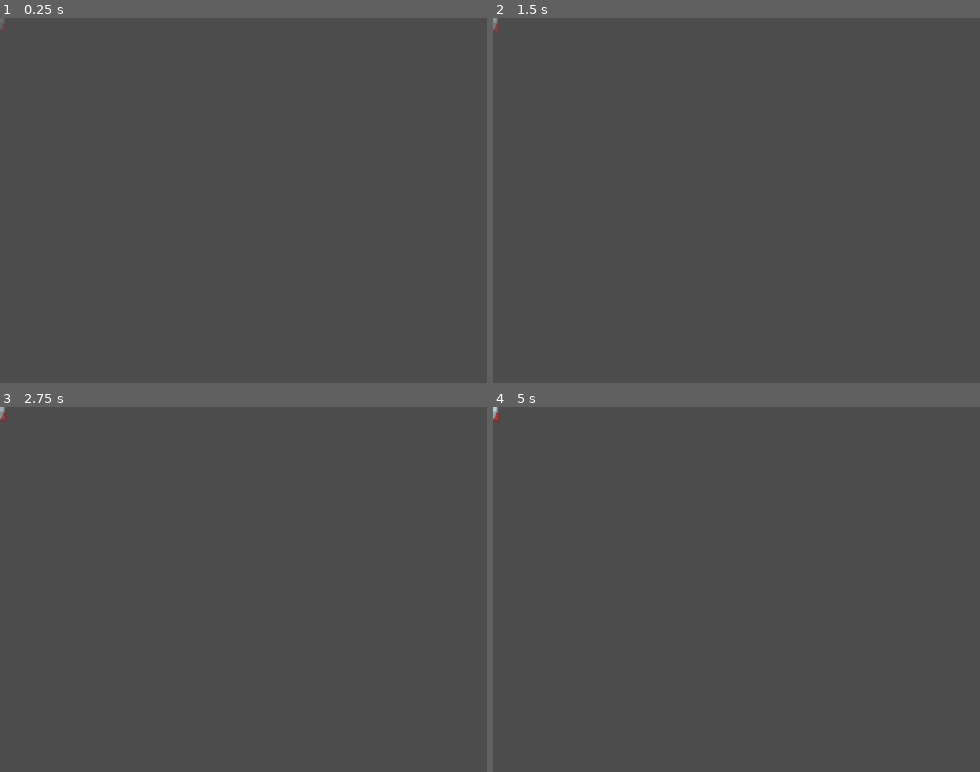
Above: before the commit, frames 1-4 (two rows, left to right).
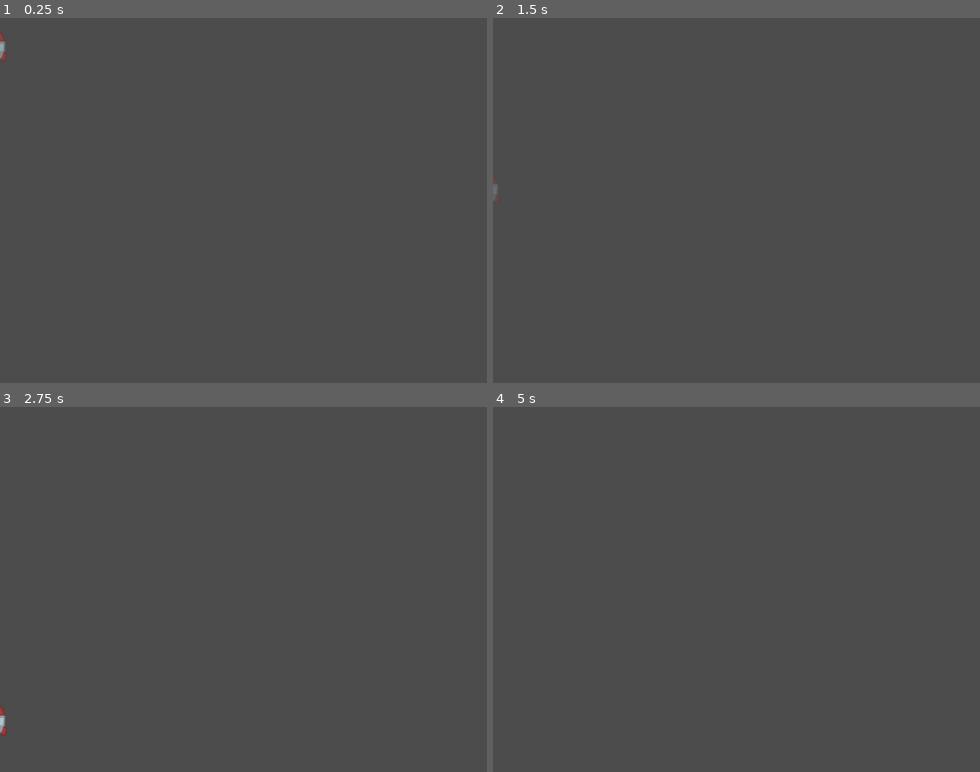
Above: after the commit, the same moments.

Repository: danboid/VGAces
Game: Godot game, scene res://Nukefall.tscn
Same seed, same stepped clock (60 frames per second), same inputs: the game is played once before the commit and once after it. This scene is started directly instead of the project's main scene.
Inputs (mouse positions are in pixels of both pictures, inside the frame that each line leads up to):
- Up to frame 1 (0.25 s): no input
- Up to frame 2 (1.5 s): tap Enter at 0.5 s; move the mouse to (843, 182) at 0.52 s; hold Right (ui_right) 0.53-1.28 s; click (843, 182) at 0.67 s; tap Space (ui_select) at 0.77 s; move the mouse to (639, 218) at 1.27 s; hold Left (ui_left) from 1.28 s (still down)
- Up to frame 3 (2.75 s): tap Space (ui_select) at 1.52 s; move the mouse to (292, 509) at 2.02 s; release Left (ui_left) at 2.03 s; hold Right (ui_right) from 2.03 s (still down)
- Up to frame 4 (5 s): move the mouse to (712, 662) at 2.77 s; click (712, 662) at 2.92 s; tap Space (ui_select) at 3.02, 3.5, 3.77, 4.52 s; move the mouse to (882, 644) at 3.52 s; release Right (ui_right) at 3.53 s; hold Left (ui_left) from 3.53 s (still down); tap Enter at 4.25 s; move the mouse to (590, 534) at 4.27 s

The runs differ from the first frame. In frame 1, 0.1% of the frame differs, in the area x 0-2%, y 0-13%; in frame 2, less than 0.1%; in frame 3, 0.1%, in the area x 0-2%, y 0-91%; in frame 4, less than 0.1%.

Commit message:
Make ovni drop powerup on death

Diff:
--- a/Nukefall.gd
+++ b/Nukefall.gd
@@ -8,9 +8,16 @@
 	_start_tween()
 
 func _start_tween():
-	fade.interpolate_property(sprite, "modulate", Color(1, 1, 1, faderange[0]), Color(1, 1, 1, faderange[1]), 1.0, Tween.TRANS_LINEAR, Tween.EASE_IN)
+	fade.interpolate_property(sprite, "modulate", Color(1, 1, 1, faderange[0]), Color(1, 1, 1, faderange[1]), 0.4, Tween.TRANS_LINEAR, Tween.EASE_IN)
 	fade.start()
 
 func _on_Fade_tween_completed(object, key):
 	faderange.invert()
 	_start_tween()
+
+func _process(delta):
+	var nukepos = get_position()
+	nukepos.y = nukepos.y + 150 * delta
+	set_position(nukepos)
+	if nukepos.y > 480:
+		queue_free()
--- a/Ovni.gd
+++ b/Ovni.gd
@@ -6,17 +6,19 @@
 
 onready var death = get_node("Death")
 onready var sprite = get_node("Sprite")
+onready var nukefall = preload("res://Nukefall.tscn")
 
 func _on_Ovni_area_entered(area):
 	alph -= .1
-	if alph > .2:
+	if alph > .4:
 		$Sprite.set("modulate",Color(1, 1, 1, alph))
 	else:
+		$CollisionShape2D.disabled = true
 		get_node("/root/Main").score += 10
 		emit_signal("scoreup")
 		get_node("/root/Main/Explosion").play()
-		$CollisionShape2D.disabled = true
 		get_node("/root/Main/Siren").stop()
+		droppowr()
 		death.interpolate_property(sprite, "rotation_degrees", 0, -360, 1.0, Tween.TRANS_QUAD, Tween.EASE_OUT)
 		death.interpolate_property(sprite, "scale", Vector2(0.25, 0.25), Vector2(0, 0), 1.0, Tween.TRANS_QUAD, Tween.EASE_OUT)
 		death.start()
@@ -34,3 +36,11 @@
 func _on_Death_tween_completed(object, key):
 	queue_free()
 	get_node("/root/Main/ovnitimer").start()
+
+func droppowr():
+	var nuke = nukefall.instance()
+	var ovnipos = get_position()
+#	nukepos.y = ovnipos.y + 25
+#	nukepos.x = ovnipos.x
+	nuke.set_position(ovnipos)
+	get_node("/root/Main").add_child(nuke)
